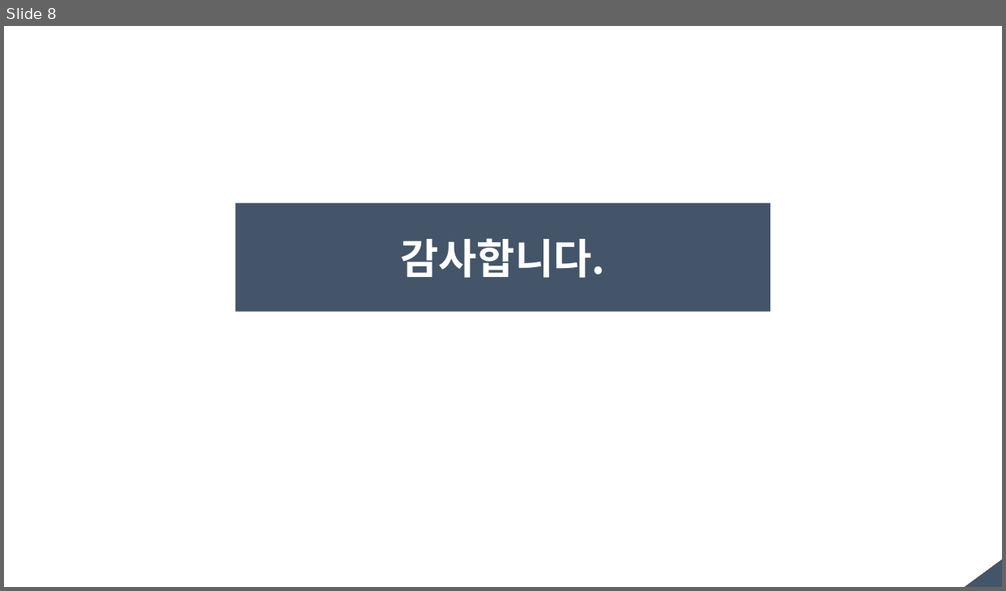
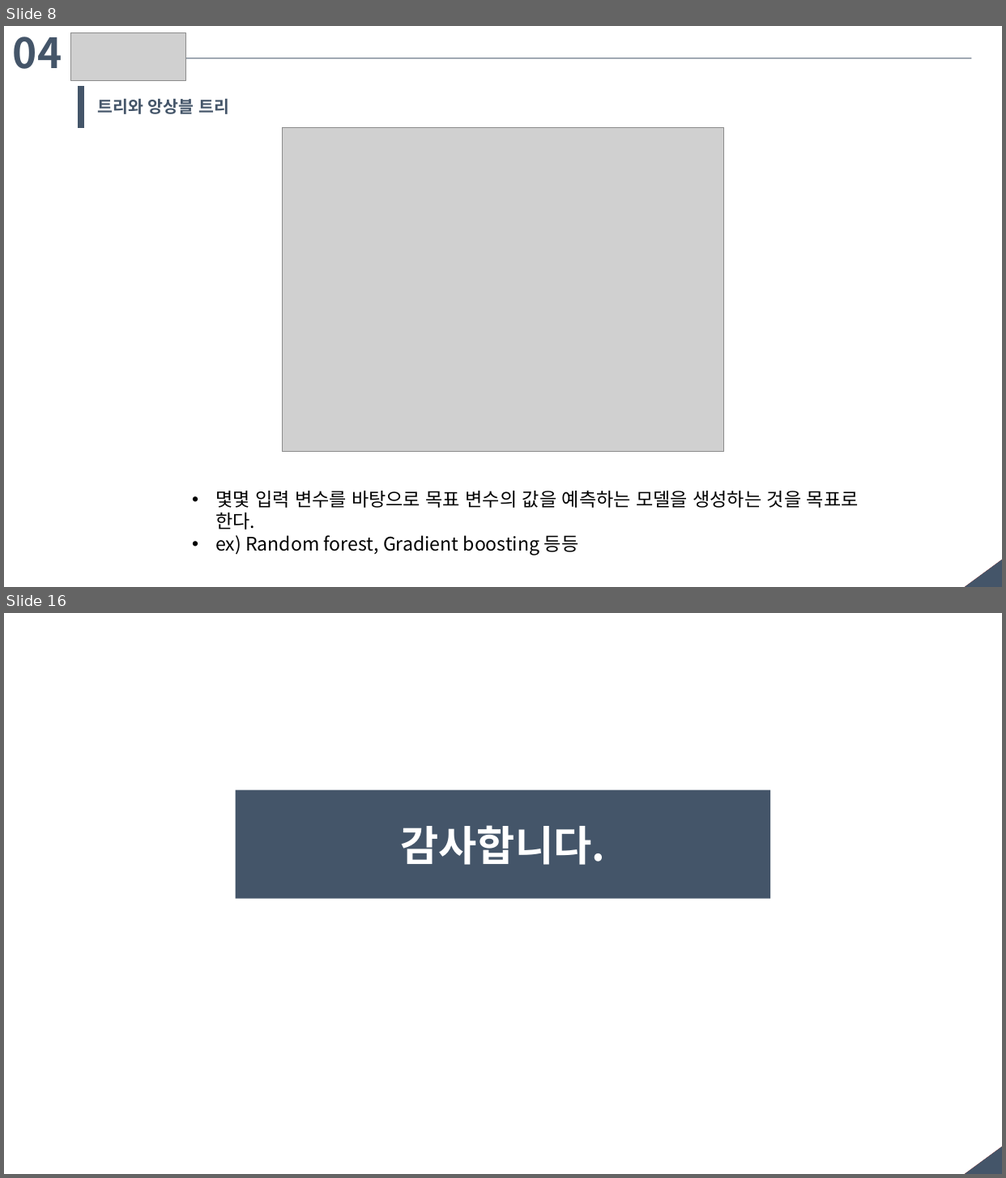
Before and after one commit to Nanjangpan/Machine_Learnig_algorithm_cheat_sheat, a slide deck: Machine_Learnig_algorithm_cheat_sheat.ppt. Shown one above the other, each under a label of ours: slide 8 before the commit, slides 8 and 16 after it; the slides between them are not shown. The pictures are 1006x591 and 1006x1178 pixels, drawn with LibreOffice and Linux fonts; fonts in the diff are those of the drawing; grey boxes stand for pictures. Boxes give left, top, right and bottom in pixels: in the first picture for what was removed or moved away, otherwise in the second. Text is boxed around its words. In the diff, an @@ line names an element or a change of style, - is before the commit and + after.

```diff
--- a/Machine_Learnig_algorithm_cheat_sheat.ppt
+++ b/Machine_Learnig_algorithm_cheat_sheat.ppt
@@ slide 8 added at (4, 26, 1002, 587), background #FFFFFF; not listed: 2 template elements that a slide beside it also shows @@
@@ text added at (13, 37, 62, 69), 40 pt, text #445569, bold @@
+04
@@ picture added at (70, 32, 185, 80) @@
@@ line added from (185, 58) to (971, 58), #445569 0.74 pt @@
@@ rectangle added at (78, 87, 83, 128), fill #445569, outline #445569 0.99 pt @@
@@ text added at (98, 98, 229, 114), 16 pt, text #445569, bold @@
+트리와 앙상블 트리
@@ picture added at (282, 128, 723, 451) @@
@@ text added at (215, 491, 859, 556), 18 pt, text #000000 @@
+• 몇몇 입력 변수를 바탕으로 목표 변수의 값을 예측하는 모델을 생성하는 것을 목표로 한다.
+• ex) Random forest, Gradient boosting 등등
@@ what was slide 8 is now slide 16 @@
```
Also in this commit, not shown: 3 slides changed, 7 other slides added.
